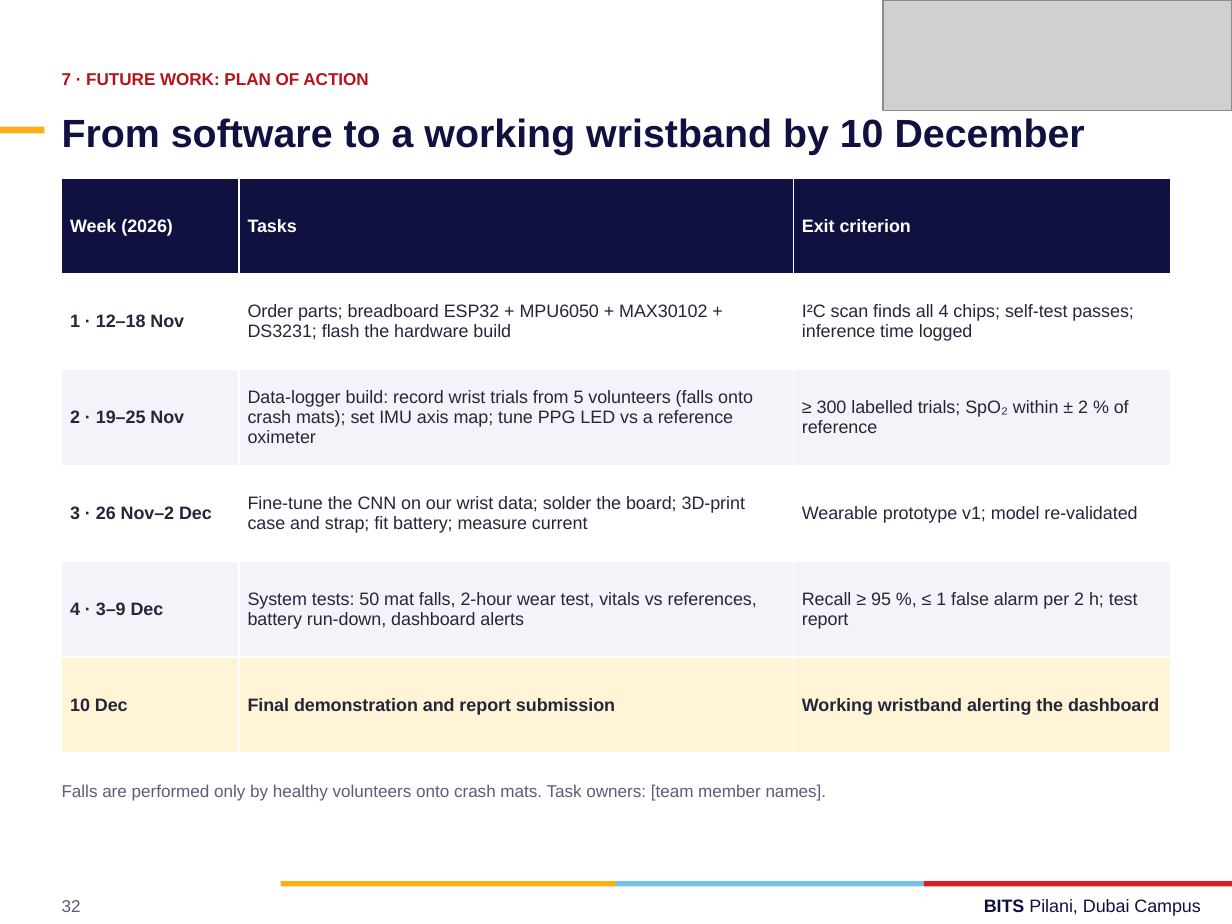
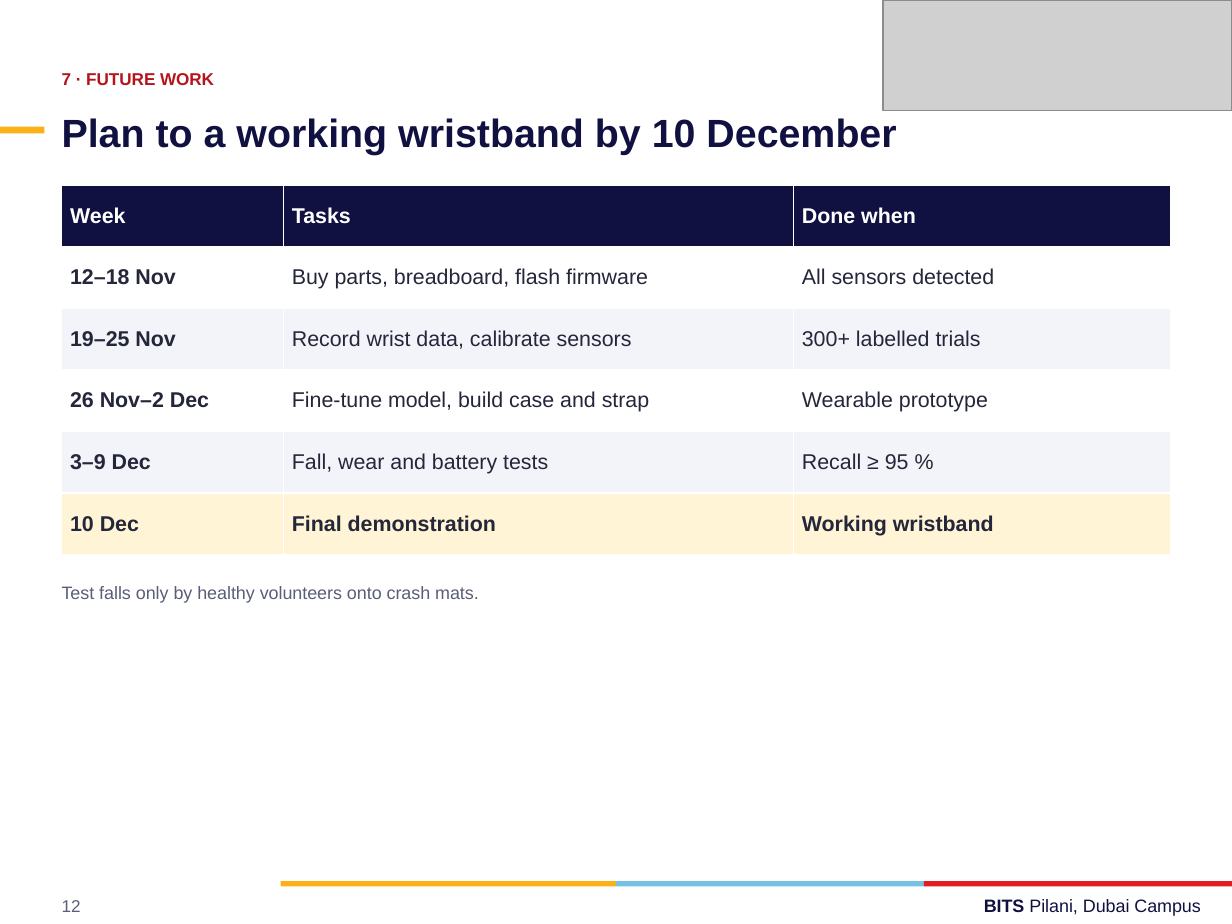
Before and after one commit to f20230104-dotcom/Vital-armband, a slide deck: slide 12 of docs/Vital_Wristband_BITS_F312.pptx (slide 32 before the commit). Drawn at 1232x924 pixels with LibreOffice and Linux fonts; fonts in the diff are those of the drawing; grey boxes stand for pictures. Boxes give left, top, right and bottom in pixels: in the first picture for what was removed or moved away, otherwise in the second. Text is boxed around its words. In the diff, an @@ line names an element or a change of style, - is before the commit and + after.

```diff
--- a/docs/Vital_Wristband_BITS_F312.pptx
+++ b/docs/Vital_Wristband_BITS_F312.pptx
@@ text at (62, 73, 214, 85): text changed @@
-7 · FUTURE WORK: PLAN OF ACTION
+7 · FUTURE WORK
@@ text at (62, 118, 896, 155): text changed @@
-From software to a working wristband by 10 December
+Plan to a working wristband by 10 December
@@ table at (62, 185, 1170, 554) @@
-row 1, column 1: Week (2026)
+row 1, column 1: Week
-row 1, column 3: Exit criterion
+row 1, column 3: Done when
-row 2: 1 · 12–18 Nov | Order parts; breadboard ESP32 + MPU6050 + MAX30102 + DS3231; flash the hardware build | I²C scan finds all 4 chips; self-test passes; inference time logged
+row 2: 12–18 Nov | Buy parts, breadboard, flash firmware | All sensors detected
-row 3: 2 · 19–25 Nov | Data-logger build: record wrist trials from 5 volunteers (falls onto crash mats); set IMU axis map; tune PPG LED vs a reference oximeter | ≥ 300 labelled trials; SpO₂ within ± 2 % of reference
+row 3: 19–25 Nov | Record wrist data, calibrate sensors | 300+ labelled trials
-row 4: 3 · 26 Nov–2 Dec | Fine-tune the CNN on our wrist data; solder the board; 3D-print case and strap; fit battery; measure current | Wearable prototype v1; model re-validated
+row 4: 26 Nov–2 Dec | Fine-tune model, build case and strap | Wearable prototype
-row 5: 4 · 3–9 Dec | System tests: 50 mat falls, 2-hour wear test, vitals vs references, battery run-down, dashboard alerts | Recall ≥ 95 %, ≤ 1 false alarm per 2 h; test report
+row 5: 3–9 Dec | Fall, wear and battery tests | Recall ≥ 95 %
-row 6, column 2: Final demonstration and report submission
+row 6, column 2: Final demonstration
-row 6, column 3: Working wristband alerting the dashboard
+row 6, column 3: Working wristband
@@ size 10.5 to 12.5 pt in "Tasks", "10 Dec" @@
@@ table: place and size @@
-table at (62, 177, 1170, 753)
+table at (62, 185, 1170, 554)
@@ text at (62, 586, 479, 603): text changed; size 10 to 10.5 pt @@
-Falls are performed only by healthy volunteers onto crash mats. Task owners: [team member names].
+Test falls only by healthy volunteers onto crash mats.
@@ text at (62, 900, 81, 912): text changed @@
-32
+12
```
Also in this commit, not shown: 7 other slides changed, 6 slides added, 26 slides removed, 2 other files.
